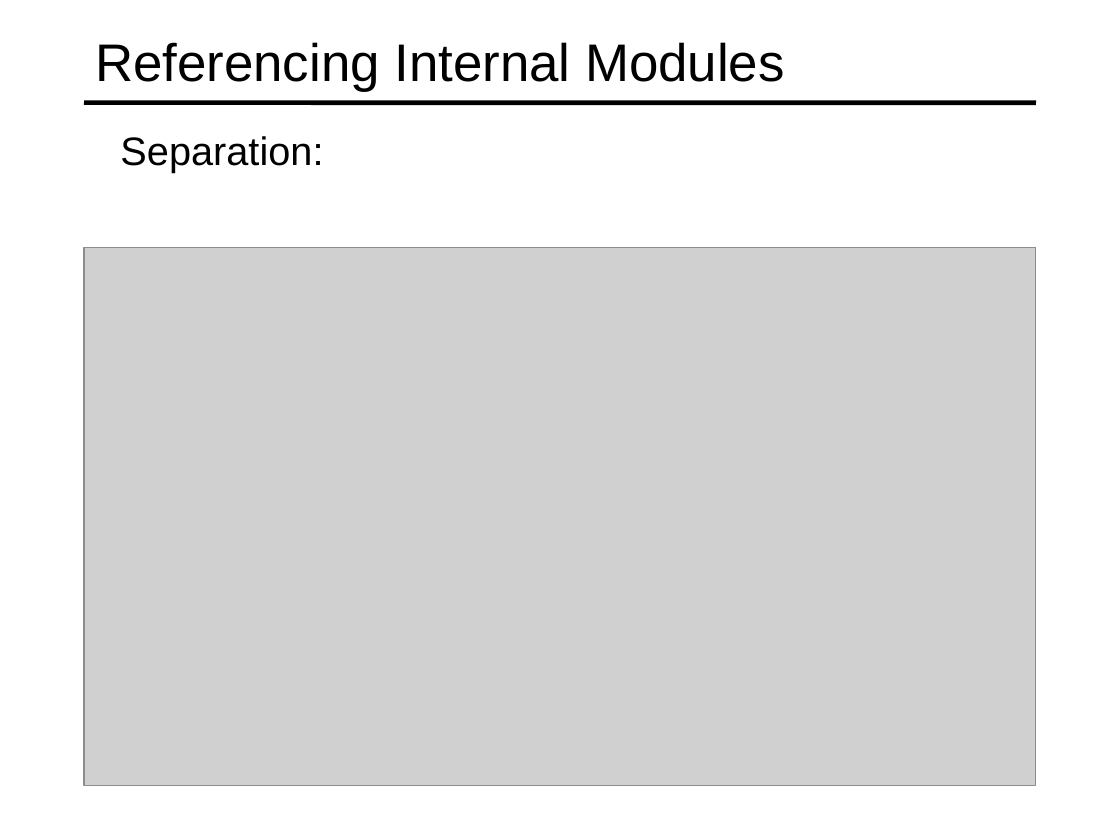
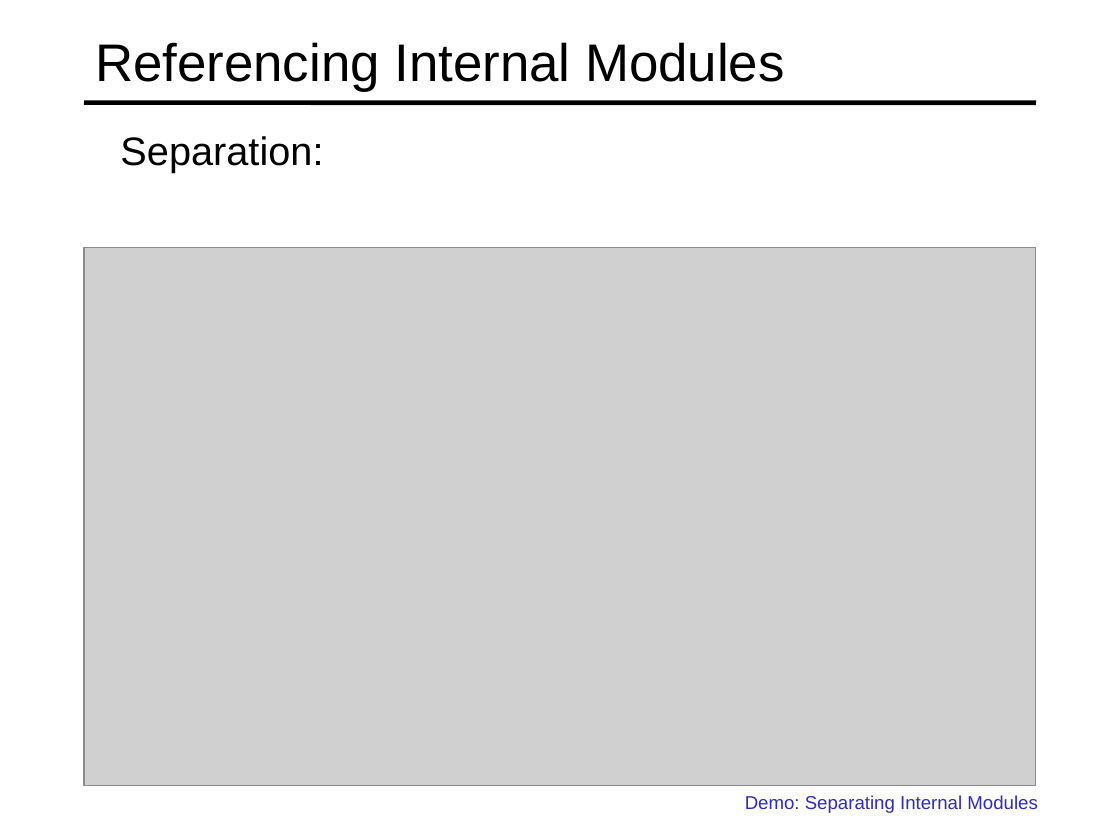
Before and after one commit to specter01wj/Jago_Link_Training, a slide deck: slide 12 of Angular/Angular7/TypeScript Fundamentals/4.Modules/L4_Modules.ppt. Drawn at 1120x840 pixels with LibreOffice and Linux fonts; fonts in the diff are those of the drawing; grey boxes stand for pictures. Boxes give left, top, right and bottom in pixels: in the first picture for what was removed or moved away, otherwise in the second. Text is boxed around its words. In the diff, an @@ line names an element or a change of style, - is before the commit and + after.

Commit message:
09/05/2019 v1

```diff
--- a/Angular/Angular7/TypeScript Fundamentals/4.Modules/L4_Modules.ppt
+++ b/Angular/Angular7/TypeScript Fundamentals/4.Modules/L4_Modules.ppt
@@ text added at (x1=745, y1=795, x2=1037, y2=813), 12 pt, text #2D2DB9 @@
+  Demo: Separating Internal Modules
```
